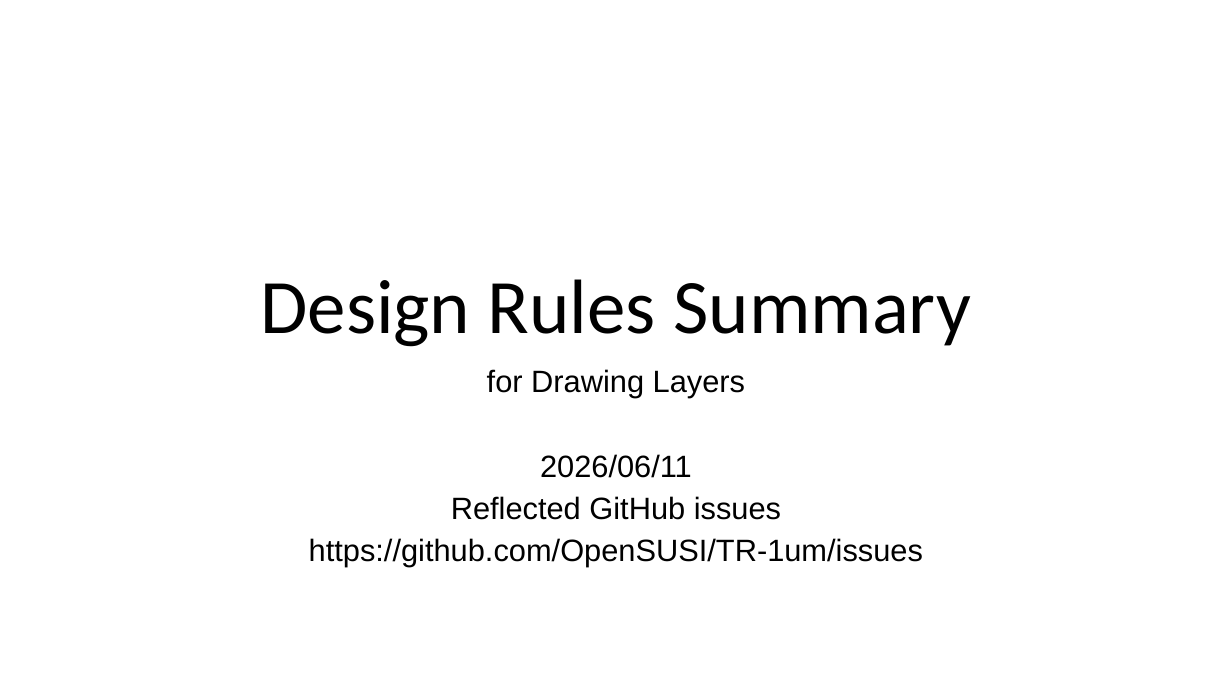
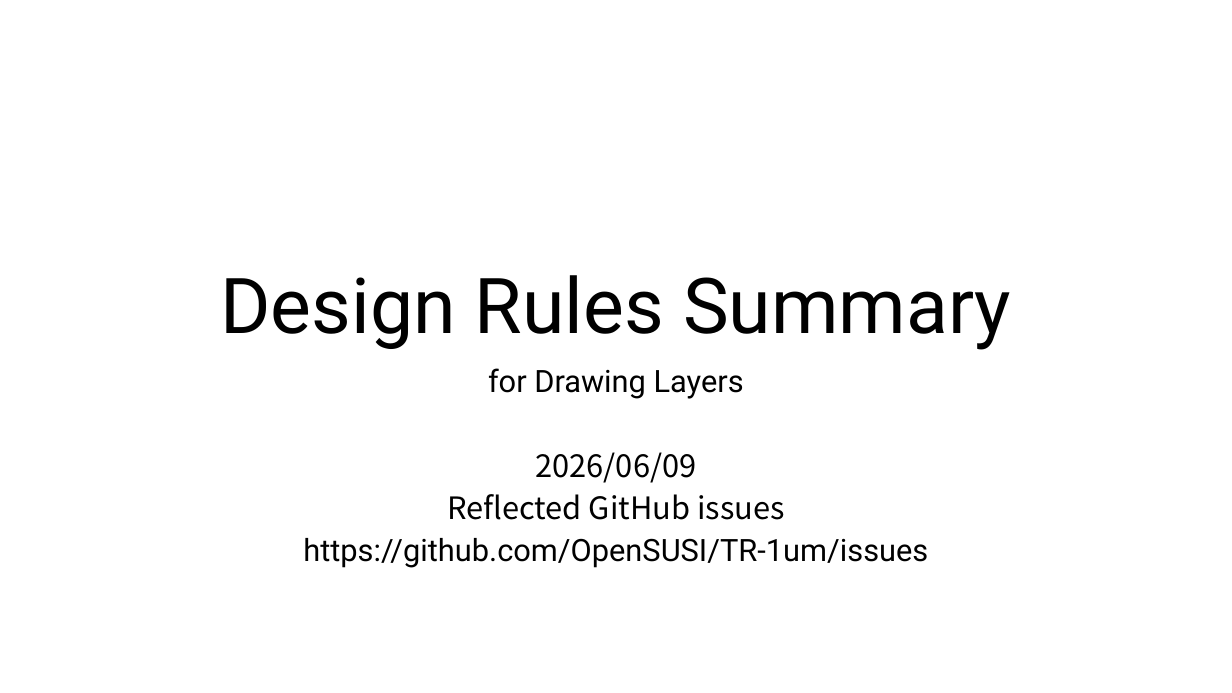
Before and after one commit to d-m-bailey/TR-1um, a slide deck: slide 1 of Document/TR-1um_DRC_summary.pptx. Drawn at 1232x693 pixels with LibreOffice and Linux fonts; fonts in the diff are those of the drawing. Boxes give left, top, right and bottom in pixels: in the first picture for what was removed or moved away, otherwise in the second. Text is boxed around its words. In the diff, an @@ line names an element or a change of style, - is before the commit and + after.

```diff
--- a/Document/TR-1um_DRC_summary.pptx
+++ b/Document/TR-1um_DRC_summary.pptx
@@ title "Design Rules Summary" at (x1=220, y1=275, x2=1011, y2=350): font Calibri to Roboto @@
@@ subtitle at (x1=303, y1=368, x2=928, y2=568): font Arial to Roboto in "for Drawing Layers", "https://github.com/OpenSUSI/TR-1um/issues"; font Arial to Noto Sans CJK JP in "Reflected GitHub issues"; more space between paragraphs @@
@@ subtitle at (x1=536, y1=452, x2=697, y2=483): text changed; font Arial to Noto Sans CJK JP @@
-2026/06/11
+2026/06/09
```
Also in this commit, not shown: 13 other slides changed, 1 other file.
